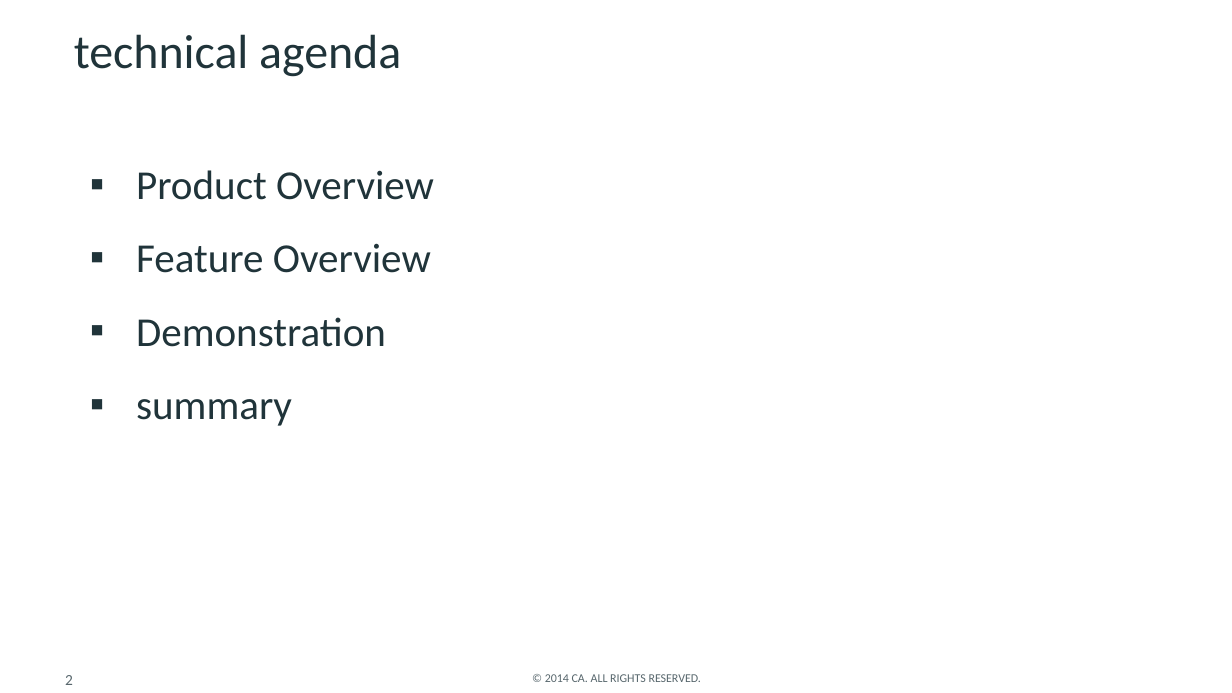
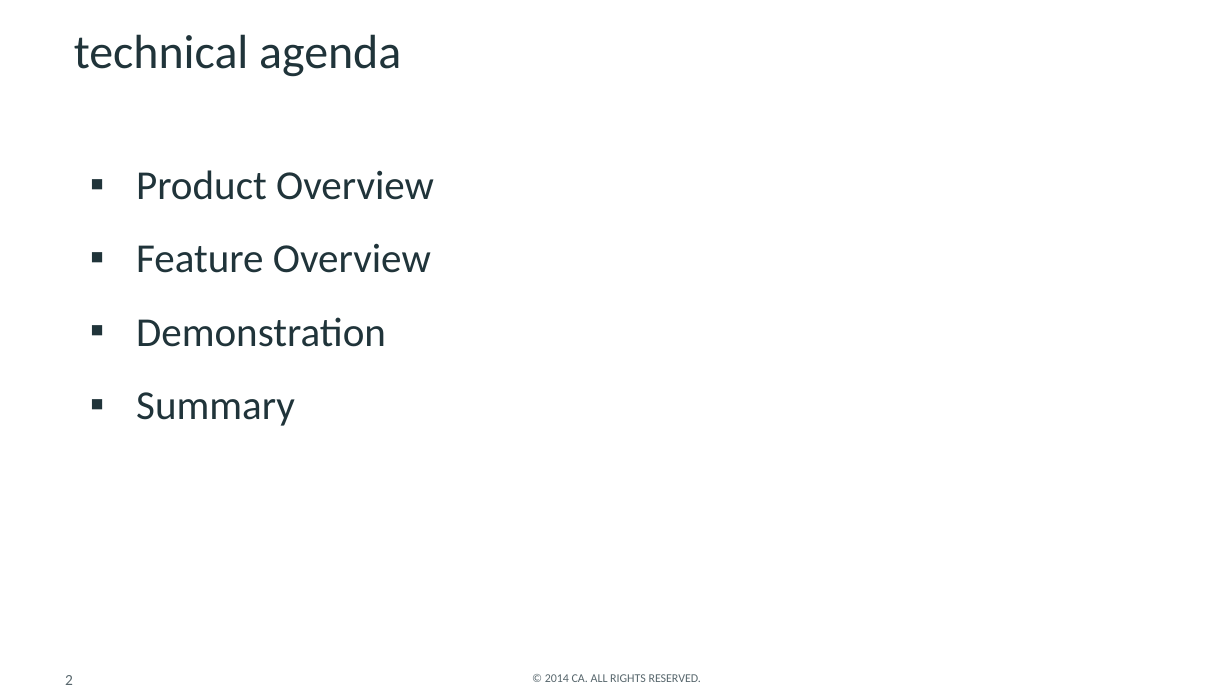
Before and after one commit to jprooneynj/Small-test, a slide deck: slide 2 of CA Workload Automation v25.pptx. Drawn at 1232x693 pixels with LibreOffice and Linux fonts; fonts in the diff are those of the drawing; background and template pictures are left out. Boxes give left, top, right and bottom in pixels: in the first picture for what was removed or moved away, otherwise in the second. Text is boxed around its words. In the diff, an @@ line names an element or a change of style, - is before the commit and + after.

```diff
--- a/CA Workload Automation v25.pptx
+++ b/CA Workload Automation v25.pptx
@@ text at (136, 392, 295, 426): text changed @@
-▪ summary
+▪ Summary
```
